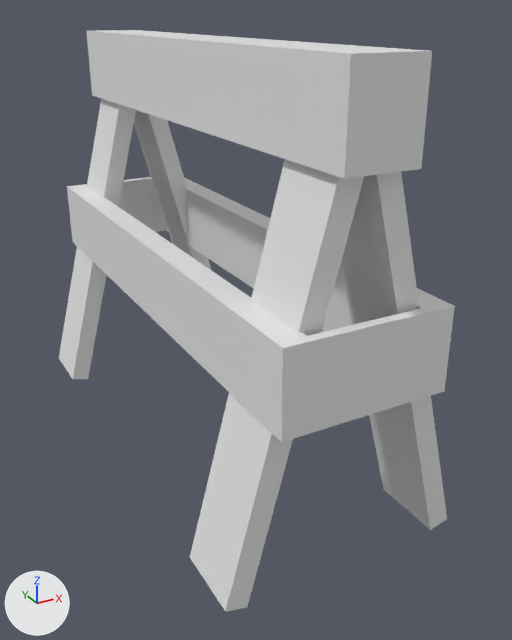
The FBX model Assets/Models/Obstacles/Obstacle_RoadWorks_Blockage.fbx as it was, and as the next commit left it.
Before and after are seen from a 50 mm lens placed at (-0.821, -2.8, 1.157), pointed at (0.029, -1.254, 0.384). The lights are fixed; the arrows at lower left show +X, +Y and +Z. Where no turn or scale is listed for an object, it has been applied to the vertices.

In view in the first picture: 'Obstacle_Roadworks_Blockage'.
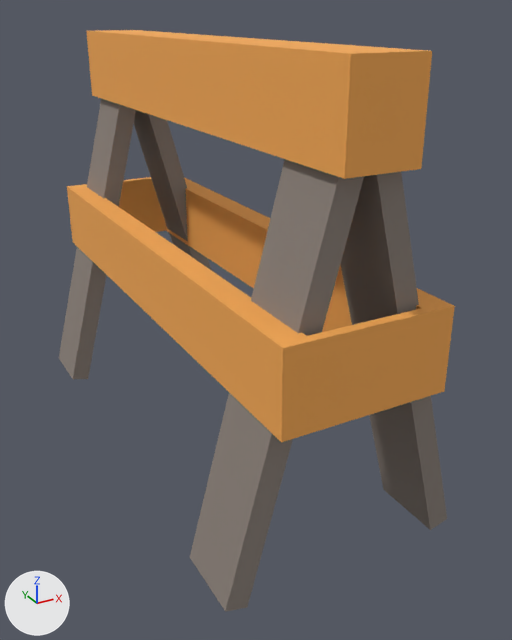
The newer file is also turned or shifted as a whole; pictures and numbers use the older file's frame.

What the commit changed:
Material '13 - Default' (mat_13___default) is new.
Its base color is (0.255, 0.216, 0.188) (grey #8a8078).
Its roughness is 0.859.
Material 'Material #246' (mat_material__246) is new.
Its base color is (0.922, 0.4, 0.0863) (orange #f6aa53).
Its roughness is 0.859.
me_mesh has 56 vertices, 46 faces and spans x -0.303..0.303, y -0.706..0.706, z 0.0..1.093.
me_mesh is used by ob_obstacle_roadworks_blockage; location (-0.041, -1.135, 0.0).
me_mesh part 1: all 10 faces centred in x -0.277..0.277, y -0.665..-0.484, z 0.007..0.529 switch from no material to mat_13___default (grey #8a8078).
me_mesh part 2: all 10 faces centred in x -0.277..0.277, y 0.484..0.665, z 0.007..0.529 switch from no material to mat_13___default (grey #8a8078).
me_mesh part 3: all 12 faces centred in x -0.199..0.201, y 0.0, z 0.417..1.093 switch from no material to mat_material__246 (orange #f6aa53).
me_mesh part 4: all 5 faces centred in x -0.003..0.001, y -0.706..-0.683, z 0.417..0.996 switch from no material to mat_material__246 (orange #f6aa53).
me_mesh part 5: all 5 faces centred in x -0.003..0.001, y 0.683..0.706, z 0.417..0.996 switch from no material to mat_material__246 (orange #f6aa53).

Changed parts and their boxes (x1, y1, x2, y2) in the pictures (512 x 640 px):
part 1 of me_mesh, recoloured
    both: (190, 159, 447, 612)
part 2 of me_mesh, recoloured
    both: (59, 98, 211, 379)
part 3 of me_mesh, recoloured (grey to orange)
    both: (67, 30, 454, 442)
part 4 of me_mesh, recoloured
    both: (281, 51, 455, 442)
part 5 of me_mesh, recoloured
    both: (74, 177, 166, 232)
